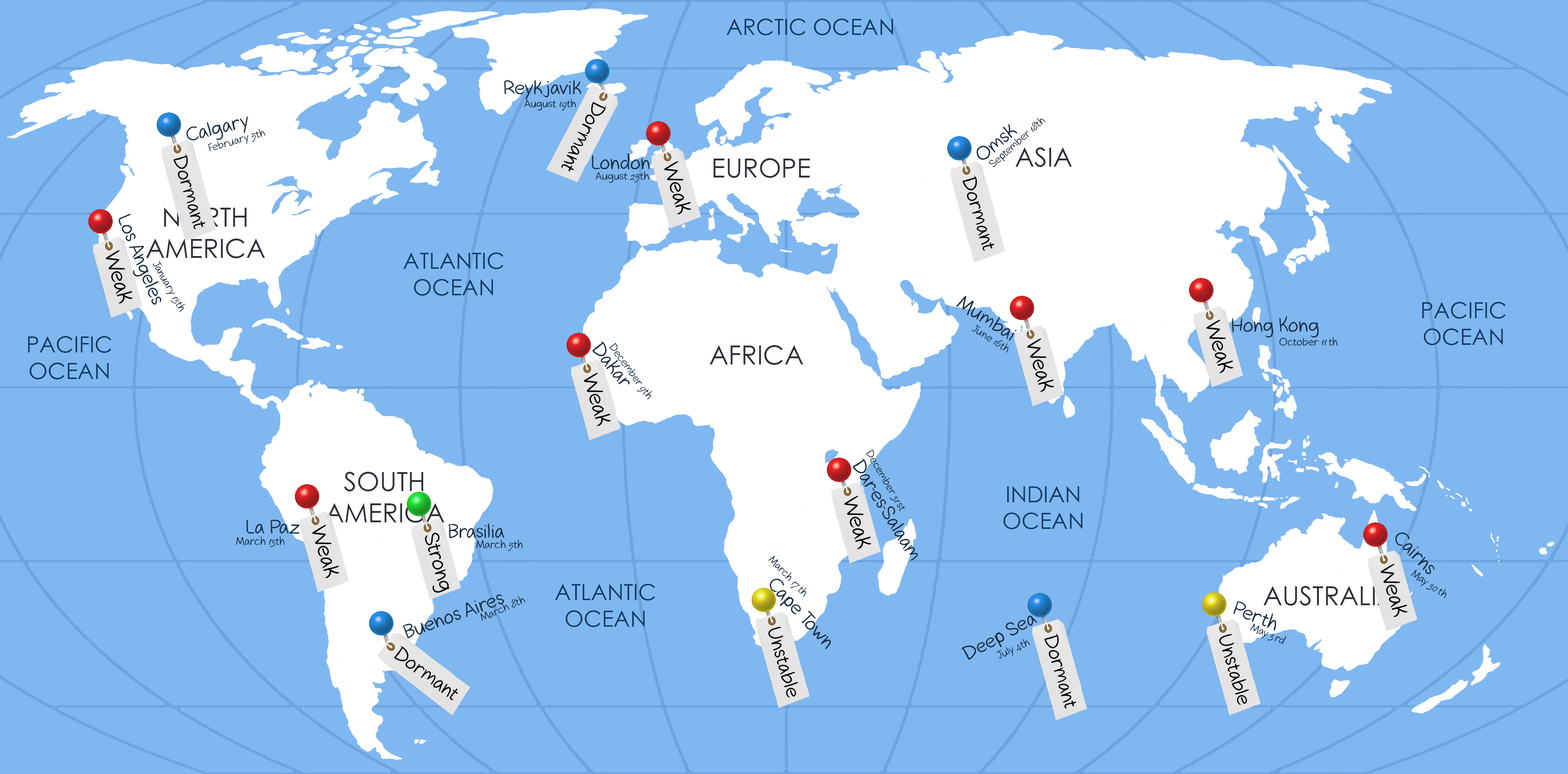
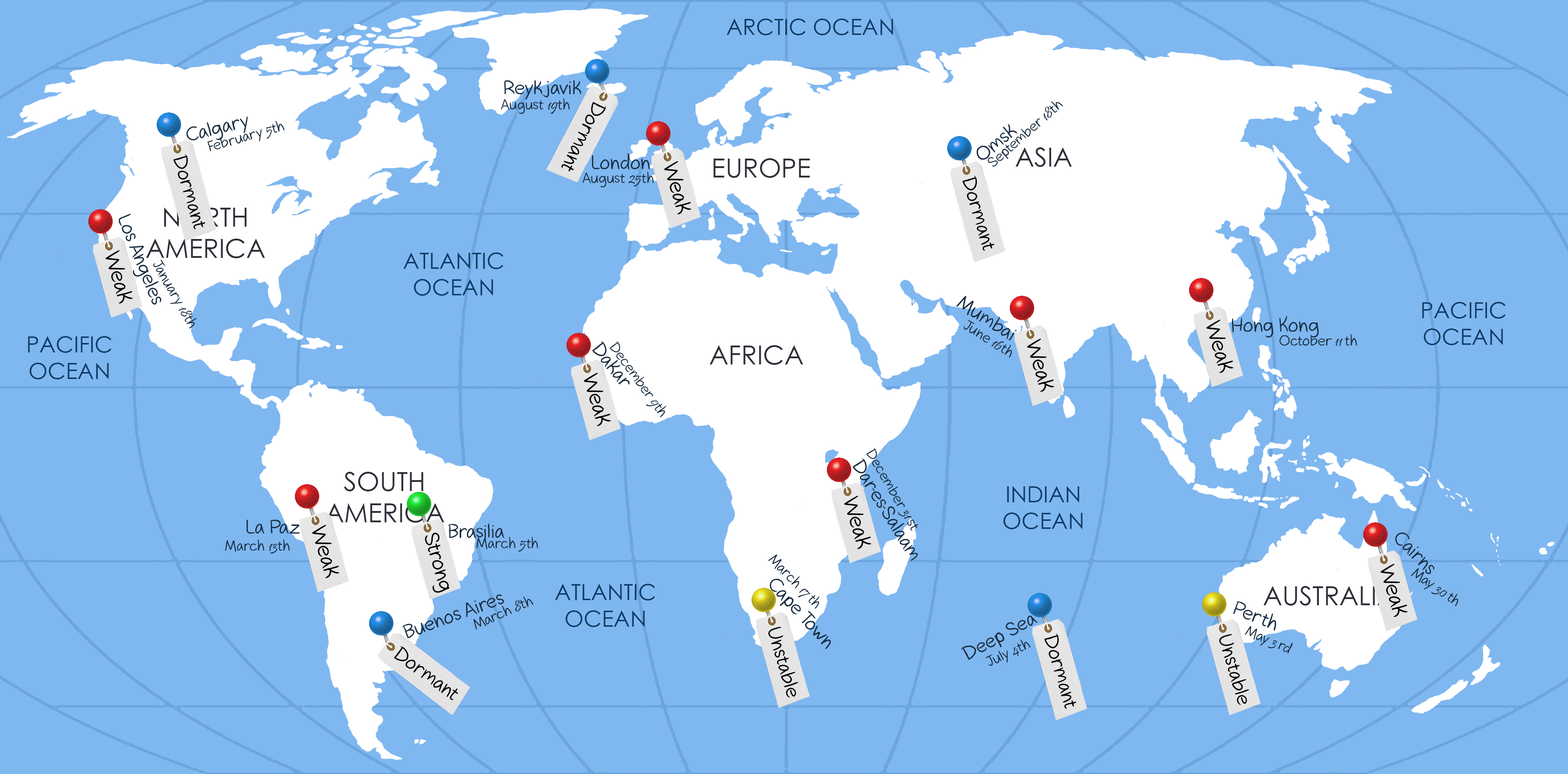
Layer changes from the first 1568x774 image to the second:
painted on "March 13th" over (225, 536, 290, 554)
painted on "December 9th" over (609, 341, 667, 418)
painted on "December 31 st" over (866, 447, 919, 531)
painted on "March 17 th" over (768, 554, 820, 609)
painted on "September 18th" over (987, 101, 1064, 167)
renamed "January 13th" to "January 18th", painted on it over (152, 259, 197, 329)
painted on "June 16th" over (963, 319, 1012, 358)
painted on "October 11 th" over (1279, 334, 1358, 346)
painted on "May 3 rd" over (1244, 623, 1293, 654)
painted on "August 19th" over (500, 98, 576, 114)
painted on "May 30 th" over (1410, 568, 1459, 607)
painted on "July 4th" over (985, 638, 1031, 666)
painted on "August 25th" over (582, 170, 654, 188)
painted on "February 5th" over (207, 120, 285, 152)
painted on "March 5th" over (476, 536, 539, 552)
painted on "March 8th" over (473, 596, 534, 630)